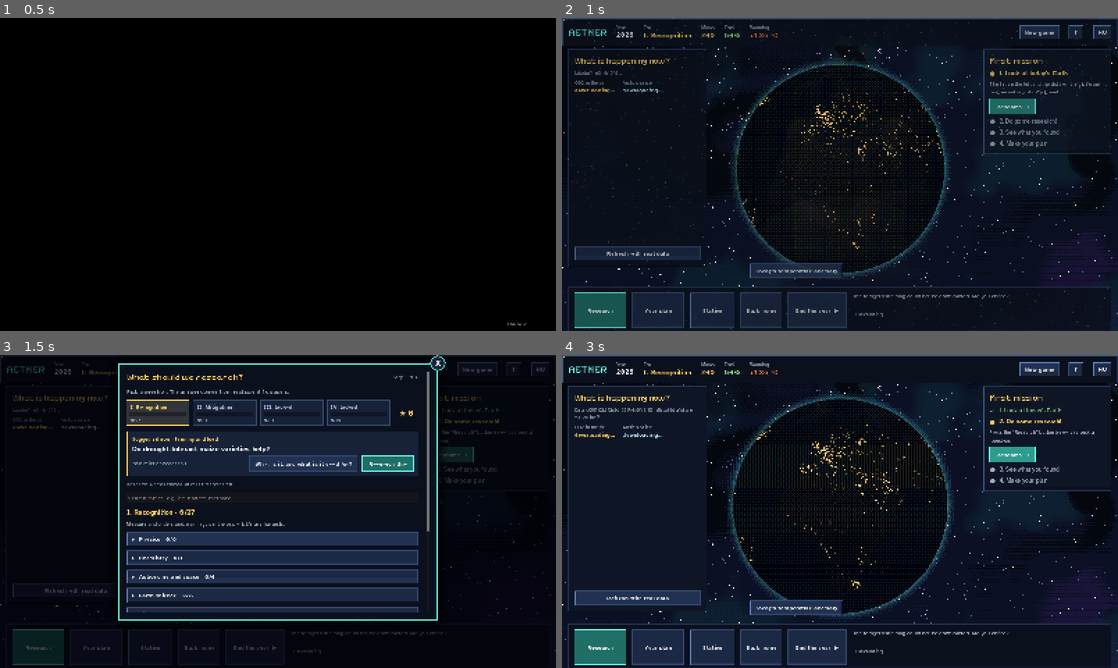
Above: before the commit, frames 1-4 (two rows, left to right).
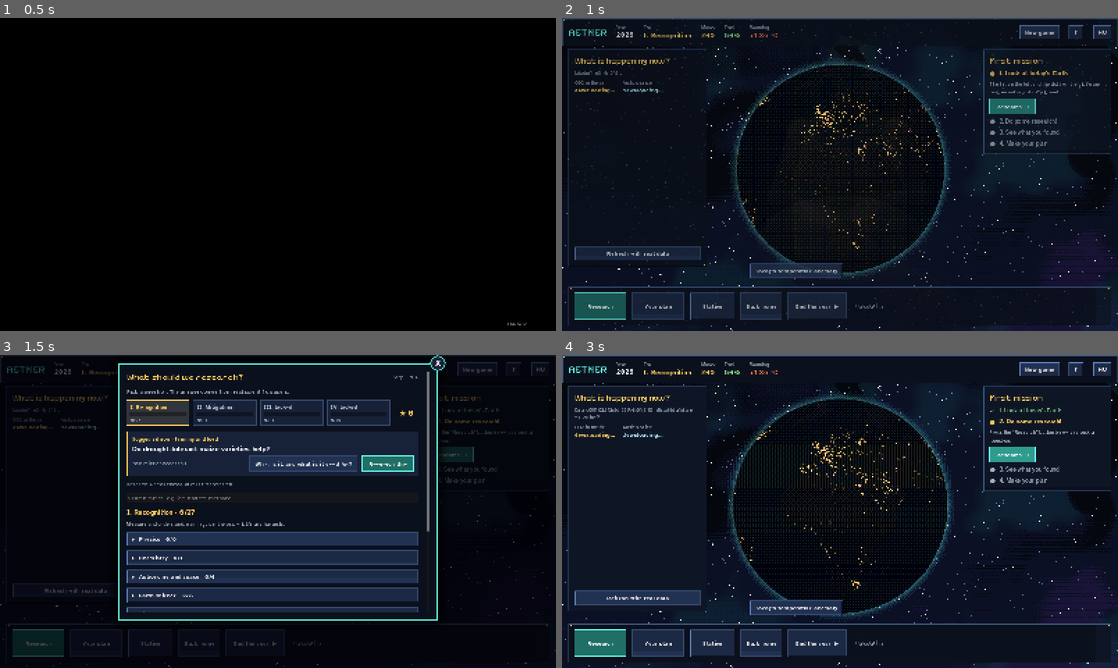
Above: after the commit, the same moments.

Repository: roadside/aether
Game: Godot game, scene res://scenes/main.tscn
The game is run twice, just before and just after one commit, with the same random seed, the same clock (stepped at 60 frames per second) and the same inputs. Sound files missing from this copy of the repository are replaced by a short silence.
Inputs (mouse positions are in pixels of both pictures, inside the frame that each line leads up to):
- Up to frame 1 (0.5 s): no input
- Up to frame 2 (1 s): tap Enter at 0.5 s; drag from (840, 165) to (895, 105) at 0.52 s
- Up to frame 3 (1.5 s): click "Research →" at 1.25 s
- Up to frame 4 (3 s): click (834, 498) at 2.02 s; type "12" at 2.1 s; click "Research →" at 2.75 s

Frame 1 is identical in both runs. In frame 2, 2.4% of the frame differs, in the area x 1-99%, y 85-100%; in frame 3, 0.7%; in frame 4, 2.7%.

Commit message:
Egyensúly (200 véletlen Föld alapján): ritkább események, kisebb bizalomkár, tudás utáni bizalom, a terv évi költsége; A mai nap napi kérdés; Föld-kód megosztása; a görbe fölötti szövegsor kivéve
Co-Authored-By: Claude Fable 5.2 <noreply@anthropic.com>
Claude-Session: https://claude.ai/code/session_01T6sPwaPiVjASr8DLyjC9bo

Diff:
--- a/AETHER_godot/scripts/campaign.gd
+++ b/AETHER_godot/scripts/campaign.gd
@@ -20,6 +20,8 @@
 const START_TRUST := 50
 const RESEARCH_COST := 40
 const TRUST_PER_RESULT := 6          # ellenőrzött eredményenként a tervben
+const TRUST_PER_TOPIC := 1             # minden újonnan megismert téma
+const TRUST_DRIFT_CAP := 80            # a csökkenő kibocsátás eddig emeli magától a bizalmat
 const TRUST_STEP_BACK := 10          # visszalépés egy gyengébb tervre
 const SECONDS_PER_YEAR := [48.0, 48.0]  # egy év 48 másodperc (gyorsítás nincs)
 
@@ -57,6 +59,8 @@
 const COAST_TOPICS := ["gatak", "vizes_part", "megemelt_haz", "tengerszint", "mangrove", "korai_riasztas", "tengerifu", "korall_ujra"]
 const COAST_COST_PER_M := 60.0       # évi partkár pénzben, a 2026 óta emelkedett tenger minden méterére
 var save_file := "aether_jatek.json"  # az önteszt külön fájlt használ
+var plain_world := false             # önteszt: a Föld mindig a sáv közepe, ingadozás nélkül
+var autosave := true                 # az egyensúly-mérés nem ír fájlt
 var _acc := 0.0
 
 
@@ -105,6 +109,8 @@
 
 
 func save() -> void:
+	if not autosave:
+		return
 	Bridge.write_json(save_path(), {"ev": year, "penz": money, "bizalom": trust, "idovonal": timeline,
 		"modell": model, "allomas": station, "epul": building, "kutatas_ev": research_this_year,
 		"tudas": done, "korszak": era, "karok": levers, "csillagok": stars,
@@ -129,7 +135,7 @@
 	fast = false
 	_acc = 0.0
 	history = []
-	roll_world(seed_value if seed_value >= 0 else (-1 if save_file == "aether_jatek.json" else 2026))
+	roll_world(seed_value if seed_value >= 0 else (2026 if plain_world else -1))
 	if save_file == "aether_jatek.json":   # az önteszt ne törölje a játékos küldetéscsillagait
 		L.set_setting("kuldetesek", {})   # a küldetések csillagai is alapra állnak
 	save()
@@ -177,7 +183,7 @@
 			noise[i2 + 2] = snappedf(float(noise[i2 + 2]) - 0.15, 0.001)
 			i2 += 8
 		i2 += 1
-	if save_file != "aether_jatek.json":   # az önteszt Földje mindig a sáv közepe, ingadozás nélkül
+	if plain_world:   # az önteszt Földje mindig a sáv közepe, ingadozás nélkül
 		sens = 0.0
 		noise = []
 		volcanoes = []
@@ -300,12 +306,13 @@
 	return 40 + trust / 2 + knowledge_income()
 
 
-## A tudás hasznot hoz (játékszabály): minden kutatott téma évente +1 pénz, a ★★★ témák +2.
+## A tudás hasznot hoz (játékszabály): két kutatott téma évente +1 pénz, a ★★★ téma egymaga +1.
+## (Az egyensúly-mérés szerint a régi „témánként +1” a játék végére elértéktelenítette a pénzt.)
 func knowledge_income() -> int:
 	var n := 0
 	for id in done:
 		n += 2 if int(stars.get(str(id), 1)) >= 3 else 1
-	return n
+	return n / 2
 
 
 func advance() -> void:
@@ -320,6 +327,10 @@
 	var note := L.t("%d: bevétel +%d.") % [year, inc]
 	if knowledge_income() > 0:
 		note = L.t("%d: bevétel +%d, ebből a tudásodból +%d.") % [year, inc, knowledge_income()]
+	var up := plan_upkeep()
+	if up > 0:
+		money = maxi(0, money - up)
+		note += " " + L.t("A terved költsége: −%d.") % up
 	var cc := coast_cost(year)
 	if cc > 0:
 		money = maxi(0, money - cc)
@@ -353,7 +364,9 @@
 	var before := series_at("netto_co2", year - 1)
 	if is_nan(now) or is_nan(before):
 		return 0
-	return 1 if (now < before - 0.05 or now <= 1.0) else -1
+	if now < before - 0.05 or now <= 1.0:
+		return 1 if trust < TRUST_DRIFT_CAP else 0   # e fölött már csak a tudás és a jó hírek emelik
+	return -1
 
 
 # --- állomás ---------------------------------------------------------------
@@ -438,6 +451,14 @@
 	return 30 + required_trust(sc)
 
 
+## A bevezetett terv évi költsége (játékszabály): a kibocsátás csökkentése pénzbe kerül,
+## a merészebb terv többe. A bevezetés díjának negyede, minden évben.
+func plan_upkeep() -> int:
+	if timeline.is_empty():
+		return 0
+	return plan_cost(timeline[-1]["terv"]) / 4
+
+
 func start_year() -> int:
 	return year + 1
 
@@ -529,6 +550,7 @@
 		return
 	if not (id in done):
 		done.append(id)
+		trust = mini(100, trust + TRUST_PER_TOPIC)   # az emberek látják, hogy tanulsz
 	stars[id] = clampi(maxi(old, n_stars), 1, 3)
 	save()
 	changed.emit()
--- /dev/null
+++ b/AETHER_godot/scripts/daily.gd
@@ -0,0 +1,75 @@
+extends RefCounted
+## „A mai nap”: a friss, VALÓDI jelentések közül naponta egy lesz a napi kérdés alapja.
+## Az esemény valódi (dátum, hely, forrás a listában); a hozzá rendelt kutatási kérdés és a
+## napi csillag játékszabály. Egy nap egy kérdés: a dátumból jön, tehát aznap nem változik.
+
+const L := preload("res://scripts/i18n.gd")
+const Knowledge := preload("res://scripts/knowledge.gd")
+
+## eseményfajta -> kutatási témák (elöl a korai korszak témái)
+const CAT_TOPICS := {
+	"aszaly": ["kukorica", "aszaly", "termes", "ontozes", "talaj"],
+	"ehezes": ["termes", "kukorica", "pazarlas", "etrend"],
+	"arviz": ["felhoszakadas", "korai_riasztas", "vizes_part", "megemelt_haz"],
+	"vihar": ["ocean_ho", "korai_riasztas", "gatak", "mangrove"],
+	"tuz": ["erdotuz", "muhold_erdo", "erdo"],
+	"jeg": ["gronland", "antarktisz", "gleccser", "tengerszint"],
+	"hoseg": ["hoseg_halal", "munkakepesseg", "hoseg_riasztas", "varosi_fak", "feher_teto", "zoldteto"],
+	"tenger": ["tengerszint", "ocean_ho", "korall", "gatak"],
+	"szennyezes": ["legszennyezes", "villanyauto", "kerekpar"],
+	"levego": ["legszennyezes", "villanyauto", "kerekpar"],
+	"uv": ["ozon"],
+}
+
+
+static func today() -> String:
+	return Time.get_date_string_from_system()
+
+
+static func state() -> Dictionary:
+	var s: Variant = L.get_setting("napi", {})
+	return s if typeof(s) == TYPE_DICTIONARY else {}
+
+
+static func stars() -> int:
+	return int(L.get_setting("napi_csillag", 0))
+
+
+## A mai kérdés: {"esemeny": {...}, "tema": {...}, "kesz": bool} vagy üres, ha ma nincs
+## olyan valódi jelentés, amelyhez elérhető, még nem kutatott téma tartozik.
+static func pick(events: Array, campaign) -> Dictionary:
+	var st := state()
+	var day := today()
+	if str(st.get("datum", "")) == day:
+		var q: Dictionary = Knowledge.topic(str(st.get("tema", "")))
+		if not q.is_empty():
+			return {"esemeny": st.get("esemeny", {}), "tema": q, "kesz": bool(st.get("kesz", false))}
+	if events.is_empty():
+		return {}
+	var start: int = abs(hash(day)) % events.size()
+	for k in events.size():
+		var e: Dictionary = events[(start + k) % events.size()]
+		for id in CAT_TOPICS.get(str(e.get("kategoria", "")), []):
+			var q2: Dictionary = Knowledge.topic(str(id))
+			if q2.is_empty() or int(q2["korszak"]) > campaign.era or id in campaign.done:
+				continue
+			var keep := {}
+			for key in ["cim", "cim_en", "kategoria", "orszag", "orszag_en", "hely", "datum", "link", "forras", "lat", "lon"]:
+				if e.has(key):
+					keep[key] = e[key]
+			L.set_setting("napi", {"datum": day, "tema": id, "esemeny": keep, "kesz": false})
+			return {"esemeny": keep, "tema": q2, "kesz": false}
+	return {}
+
+
+## Ha a mai téma közben kutatott lett, jár a napi csillag. Igaz, ha most lett kész.
+static func check(campaign) -> bool:
+	var st := state()
+	if str(st.get("datum", "")) != today() or bool(st.get("kesz", false)):
+		return false
+	if not (str(st.get("tema", "")) in campaign.done):
+		return false
+	st["kesz"] = true
+	L.set_setting("napi", st)
+	L.set_setting("napi_csillag", stars() + 1)
+	return true
--- a/AETHER_godot/scripts/events.gd
+++ b/AETHER_godot/scripts/events.gd
@@ -13,19 +13,19 @@
 ## esely: alap + no * (melegedés − 1,2 °C); a vihardagálynál a tengerszint (m) számít.
 const DECK := [
 	{"id": "hoseg", "cim": "Hőhullám", "szoveg": "Hetekig tartó forróság a városokban.",
-	 "szin": "#ff8a3a", "alap": 0.10, "no": 0.22, "penz": 30, "bizalom": 3,
+	 "szin": "#ff8a3a", "alap": 0.05, "no": 0.11, "penz": 40, "bizalom": 2,
 	 "ved": ["hoseg_riasztas", "varosi_fak", "feher_teto", "zoldteto", "hoseg_halal"]},
 	{"id": "aszaly", "cim": "Aszály", "szoveg": "Kevés az eső, gyenge a termés.",
-	 "szin": "#e0a24a", "alap": 0.09, "no": 0.18, "penz": 35, "bizalom": 3,
+	 "szin": "#e0a24a", "alap": 0.045, "no": 0.09, "penz": 45, "bizalom": 2,
 	 "ved": ["kukorica", "ontozes", "aszaly", "talaj", "agroerdeszet", "termes"]},
 	{"id": "arviz", "cim": "Áradás", "szoveg": "Egy nap alatt egy hónapnyi eső esett.",
-	 "szin": "#4aa0e0", "alap": 0.08, "no": 0.16, "penz": 35, "bizalom": 2,
+	 "szin": "#4aa0e0", "alap": 0.04, "no": 0.08, "penz": 45, "bizalom": 1,
 	 "ved": ["felhoszakadas", "korai_riasztas", "vizes_part", "megemelt_haz", "zoldteto", "lap"]},
 	{"id": "tuz", "cim": "Erdőtűz", "szoveg": "Száraz, szeles időben ég az erdő.",
-	 "szin": "#ff5a3a", "alap": 0.07, "no": 0.16, "penz": 25, "bizalom": 2,
+	 "szin": "#ff5a3a", "alap": 0.035, "no": 0.08, "penz": 35, "bizalom": 1,
 	 "ved": ["erdotuz", "muhold_erdo", "erdo", "amazonas"]},
 	{"id": "dagaly", "cim": "Vihardagály", "szoveg": "A vihar a tengert a partra nyomta.",
-	 "szin": "#3fa8d8", "alap": 0.03, "no": 0.0, "tenger": 0.45, "penz": 40, "bizalom": 3,
+	 "szin": "#3fa8d8", "alap": 0.015, "no": 0, "tenger": 0.25, "penz": 55, "bizalom": 2,
 	 "ved": ["gatak", "vizes_part", "megemelt_haz", "tengerszint", "mangrove", "korai_riasztas", "tengerifu", "korall_ujra"]},
 ]
 ## Jó hírek (játékszabály): a tudás és a bizalom hozza őket.
@@ -72,7 +72,8 @@
 			ev["vedett"] = known
 			ev["pajzs"] = shield
 			ev["kar_penz"] = int(round(float(e["penz"]) * (1.0 - shield)))
-			ev["kar_bizalom"] = int(round(float(e["bizalom"]) * (1.0 - shield)))
+			# aki felkészült (legalább két védő téma), annál nem vész el bizalom
+			ev["kar_bizalom"] = 0 if shield >= 0.5 else int(e["bizalom"])
 			out.append(ev)
 	for e in GOOD:
 		if e.get("terv", false) and campaign.timeline.is_empty():
--- a/AETHER_godot/scripts/i18n_2.gd
+++ b/AETHER_godot/scripts/i18n_2.gd
@@ -111,4 +111,13 @@
 	"Ez egy átlagos Föld volt.": "This was an average Earth.",
 	"Ez a Föld érzékenyebb volt az átlagnál: nehezebb dolgod volt.": "This Earth was more sensitive than average: your job was harder.",
 	"Ez a Föld kevésbé volt érzékeny az átlagnál: könnyebb dolgod volt.": "This Earth was less sensitive than average: your job was easier.",
+	"A terved költsége: −%d.": "Cost of your plan: −%d.",
+	"A mai nap": "Today",
+	"A mai nap kérdése megvan!": "Today's question solved!",
+	"✓ Megvan a mai csillag. Holnap új kérdés jön.": "✓ You have today's star. A new question comes tomorrow.",
+	"Megnézem →": "Take a look →",
+	"Ennek a Földnek a kódja: %d": "This Earth's code: %d",
+	"Barátod Föld-kódja": "Your friend's Earth code",
+	"Ezt a Földet kérem": "Give me this Earth",
+	"Csak számokból áll": "Numbers only",
 }
--- a/AETHER_godot/scripts/main.gd
+++ b/AETHER_godot/scripts/main.gd
@@ -20,6 +20,7 @@
 const Milestones := preload("res://scripts/milestones.gd")
 const Finale := preload("res://scripts/finale.gd")
 const Events := preload("res://scripts/events.gd")
+const Daily := preload("res://scripts/daily.gd")
 
 const MISSION := [
 	["Nézd meg a mai Földet", "A bal oldali lista és a földgömb pöttyei valódi, friss jelentések. Kattints egyre!"],
@@ -78,6 +79,7 @@
 var campaign                  # campaign.gd: telő idő, pénz, bizalom
 var _play_btn: Button
 var _path: Control                    # path_strip.gd: a jövő görbéje az alsó sávban
+var _daily_demo := false         # önteszt: a napi kérdés kártyája a képhez
 var _next_seed := -1            # „Ugyanez a Föld újra”: a következő új játék magja
 var _last_result: Dictionary = {}
 var _milestones                       # milestones.gd: a modell fordulópontjai
@@ -117,6 +119,7 @@
 	add_child(campaign)
 	if "--onteszt" in OS.get_cmdline_user_args():   # az önteszt nem nyúl a játékos mentéséhez
 		campaign.save_file = "aether_jatek_onteszt.json"
+		campaign.plain_world = true
 		campaign.new_game()
 	campaign.load_game()
 	campaign.year_passed.connect(_on_year_passed)
@@ -517,6 +520,7 @@
 	info_box.size_flags_horizontal = Control.SIZE_EXPAND_FILL
 	_info = UI.label(L.t("Üdv az AETHER-ben! Kezdd a jobb oldali küldetéssel."), 16, UI.SOFT)
 	info_box.add_child(_info)
+	_info.visible = false   # a görbe fölött nincs szövegsor
 	_info_link = LinkButton.new()
 	_info_link.text = L.t("Forrás megnyitása")
 	_info_link.add_theme_color_override("font_color", UI.CYAN)
@@ -679,10 +683,13 @@
 	_show_info(L.t("A hőmérséklet-térképet most nem sikerült letölteni. Van internet?"), "")
 
 
+## A görbe fölött nincs szövegsor (Zoltán, 2026-11-22): a szöveg csak megjegyződik,
+## a fontos visszajelzés felugró jelzésként (_toast) jön.
 func _show_info(text: String, link: String) -> void:
 	_info.text = text
 	_info_url = link
-	_info_link.visible = link != ""
+	_info.visible = false
+	_info_link.visible = false
 
 
 func _open_info_link() -> void:
@@ -789,6 +796,7 @@
 ## A bevezető után: küldetéslista csillagokkal; az aktuálisnál a cél és az utolsó eredmény.
 func _render_missions() -> void:
 	_mission_title.text = L.t("Küldetések")
+	_render_daily()
 	for i in Missions.LIST.size():
 		var m: Dictionary = Missions.LIST[i]
 		var st := Missions.stars_of(m["id"])
@@ -816,6 +824,37 @@
 				_mission_box.add_child(_go_button(L.t("Kutatás →"), _open_research))
 			else:
 				_mission_box.add_child(_go_button(L.t("A terved →"), _open_plan))
+
+
+## „A mai nap”: egy friss, valódi jelentés és a hozzá tartozó kutatási kérdés (naponta egy).
+func _render_daily() -> void:
+	if campaign == null or ("--onteszt" in OS.get_cmdline_user_args() and not _daily_demo):
+		return
+	if Daily.check(campaign):
+		_toast("★  " + L.t("A mai nap kérdése megvan!"), UI.GOLD)
+	var d: Dictionary = Daily.pick(world.get("esemenyek", []), campaign)
+	if d.is_empty():
+		return
+	var e: Dictionary = d["esemeny"]
+	var c := UI.card(UI.GOLD)
+	var head := L.t("A mai nap")
+	if Daily.stars() > 0:
+		head += "  ★ %d" % Daily.stars()
+	c.add_child(UI.label(head, 15, UI.GOLD, true, false))
+	var place := EventPanel.short_place(e)
+	var t := UI.label(EventPanel.display_title(e) + ((" · " + place) if place != "" else ""), 15, UI.TEXT)
+	t.max_lines_visible = 2
+	c.add_child(t)
+	if bool(d["kesz"]):
+		c.add_child(UI.label(L.t("✓ Megvan a mai csillag. Holnap új kérdés jön."), 15, UI.GREEN))
+	else:
+		c.add_child(UI.label(Knowledge.text(d["tema"], "cim"), 16, UI.CYAN, true))
+		var b := UI.button(L.t("Megnézem →"), true)
+		b.size_flags_horizontal = Control.SIZE_SHRINK_BEGIN
+		b.focus_mode = Control.FOCUS_NONE
+		b.pressed.connect(_open_research.bind(d["tema"]))
+		c.add_child(b)
+	_mission_box.add_child(UI.card_root(c))
 
 
 ## Kis „ugrás” gomb a küldetés alatt: egy kattintással a következő teendőhöz visz.
@@ -1121,8 +1160,9 @@
 		_close_overlay()
 
 
-func _open_research() -> void:
+func _open_research(topic: Dictionary = {}) -> void:
 	var r = ResearchFlow.new()
+	r.start_topic = topic
 	r.bridge = bridge
 	r.campaign = campaign
 	r.closed.connect(_close_overlay)
@@ -1213,6 +1253,7 @@
 
 
 func _on_learned(q: Dictionary) -> void:
+	_render_mission()   # ha ez volt a mai kérdés, jár a napi csillag
 	_toast("★  " + Knowledge.text(q, "cim"), UI.GREEN)
 	_show_info(L.t("Új tudás a tudásfán: ") + Knowledge.text(q, "cim"), "")
 
@@ -1376,6 +1417,7 @@
 func _on_year_passed(y: int, note: String) -> void:
 	_year_slider.value = y   # rejtett: a földgömb színezését követi az év
 	_show_info(note, "")
+	_toast(note, UI.SOFT)   # az év rövid mérlege (bevétel, költség)
 	_milestones.on_year(y)
 	# az év eseményei (játékszabály): kár, ami ellen a kikutatott témák védenek
 	var evs: Array = Events.draw(campaign, y)
@@ -1524,6 +1566,31 @@
 	brow.add_child(again)
 	brow.add_child(same)
 	v.add_child(brow)
+	# Föld-kód: ugyanazt a Földet a barátod is megkaphatja (ugyanaz az érzékenység, ugyanazok az események)
+	var crow := UI.hbox(12)
+	var code_l := UI.label(L.t("Ennek a Földnek a kódja: %d") % seed_now, 16, UI.SOFT, false, false)
+	code_l.size_flags_vertical = Control.SIZE_SHRINK_CENTER
+	crow.add_child(code_l)
+	var code_in := LineEdit.new()
+	code_in.placeholder_text = L.t("Barátod Föld-kódja")
+	code_in.max_length = 7
+	code_in.custom_minimum_size = Vector2(230, 0)
+	code_in.add_theme_font_size_override("font_size", 16)
+	crow.add_child(code_in)
+	var code_go := UI.button(L.t("Ezt a Földet kérem"))
+	var code_fn := func() -> void:
+		var txt := code_in.text.strip_edges()
+		if not txt.is_valid_int() or int(txt) <= 0:
+			code_in.text = ""
+			code_in.placeholder_text = L.t("Csak számokból áll")
+			return
+		_close_overlay()
+		_next_seed = int(txt)
+		_reset_btn.text = L.t("Biztos? Kattints újra")
+		_reset_game()
+	code_go.pressed.connect(code_fn)
+	crow.add_child(code_go)
+	v.add_child(crow)
 	_place_overlay(p)
 	# csak akkora legyen, amekkora a tartalom (az X a sarokkal együtt mozog)
 	p.custom_minimum_size = Vector2(920, 0)
@@ -1622,7 +1689,7 @@
 	# A játékos beállításait (küldetéscsillagok, bevezető, AI) az önteszt nem írhatja felül:
 	# elmentjük, és a végén visszaállítjuk.
 	var saved := {}
-	for key in ["kuldetesek", "bevezeto_kesz", "ai", "orszag"]:
+	for key in ["kuldetesek", "bevezeto_kesz", "ai", "orszag", "napi", "napi_csillag"]:
 		saved[key] = L.get_setting(key, "__nincs__")
 	_refresh_world()
 	var w := await _wait_tag("vilag")
@@ -1769,6 +1836,15 @@
 			await _shot(dir, "6_esemeny_levego.png")
 			_close_overlay()
 			break
+	# 9d: „A mai nap” kártya a küldetések fölött (az öntesztben próbaeseménnyel, mert itt nincs letöltés)
+	if mission_step >= MISSION.size():
+		var keep_world := world
+		world = {"esemenyek": [{"cim": "ÖNTESZT próbaesemény (nem valódi jelentés)", "kategoria": "aszaly", "orszag": "–", "datum": Daily.today()}]}
+		_daily_demo = true
+		_render_mission()
+		await _shot(dir, "9d_mai_nap.png")
+		_daily_demo = false
+		world = keep_world
 	# 9c: a játék végi összegzés (pontszám, eddigi játékaid)
 	if not model.is_empty():
 		_last_result = campaign.record_result()   # az önteszt nem ír a játékos listájába
--- a/AETHER_godot/scripts/research_flow.gd
+++ b/AETHER_godot/scripts/research_flow.gd
@@ -66,6 +66,8 @@
 	add_child(_poll)
 	bridge.finished.connect(_on_bridge_finished)
 	show_questions()
+	if not start_topic.is_empty():   # „A mai nap”: egyből a napi kérdés lapja
+		_show_topic(start_topic)
 
 
 func _header(title: String, step: int, help: String) -> void:
@@ -238,6 +240,7 @@
 ##  2. különben előbb AI nélkül (Wikipédia, 1–2 mp) jelenik meg valami,
 ##  3. az AI közben a háttérben dolgozik, és ha kész, lecseréli a részletesre.
 ## Ami egyszer elkészült, a gépen megmarad (user://aether_temak).
+var start_topic: Dictionary = {}   # ha meg van adva, a kutatás ablak ezzel a témával nyílik
 var _topic_out := ""
 var _topic_q: Dictionary = {}
 var _topic_ai := "none"
--- /dev/null
+++ b/AETHER_godot/tools/egyensuly.gd
@@ -0,0 +1,117 @@
+extends SceneTree
+## Egyensúly-mérés: sok véletlen Földön végigjátssza a 74 évet három egyszerű játékostípussal,
+## és kiírja, hogyan alakul a pénz, a bizalom, a kár és a pontszám. Nem része a játéknak.
+## Futtatás:  godot --headless --path . -s tools/egyensuly.gd -- <alap_modell.json> <terv_modell.json> [N]
+## A két modellfájl a játék saját kimenete (terv nélküli alapeset, illetve egy bevezetett terv).
+
+const Campaign := preload("res://scripts/campaign.gd")
+const Events := preload("res://scripts/events.gd")
+const Knowledge := preload("res://scripts/knowledge.gd")
+const Bridge := preload("res://scripts/lab_bridge.gd")
+
+const PLAN := {"cdr": {}, "co2_cel_ertek": 0.0, "co2_cel_ev": 2050, "metan_cel_ev": 2030, "metan_csokkentes_pct": 0.0}
+
+
+func _pick_topic(c, rng: RandomNumberGenerator) -> String:
+	var pool: Array = []
+	for q in Knowledge.topics():
+		if int(q["korszak"]) <= c.era and not (q["id"] in c.done):
+			pool.append(q["id"])
+	return "" if pool.is_empty() else str(pool[rng.randi() % pool.size()])
+
+
+func _play(kind: String, seed_value: int, base: Dictionary, plan: Dictionary) -> Dictionary:
+	var c = Campaign.new()
+	c.autosave = false
+	c.save_file = "aether_egyensuly.json"
+	c.new_game(seed_value)
+	c.model = base
+	var rng := RandomNumberGenerator.new()
+	rng.seed = seed_value * 7 + 1
+	var st := {"nulla_ev": 0, "esemeny": 0, "kar": 0, "part": 0, "min_bizalom": 100, "penz2050": 0, "terv_ev": 0}
+	while c.year < Campaign.END_YEAR:
+		# a játékos lépései az évben
+		if kind != "lusta":
+			var want: int = 1 if kind == "atlagos" else c.research_limit()
+			for i in want:
+				if c.research_this_year >= c.research_limit():
+					break
+				var id := _pick_topic(c, rng)
+				if id == "":      # minden téma megvan: csillagokat javít (újrakutatás)
+					for d in c.done:
+						if int(c.stars.get(d, 1)) < 3:
+							id = str(d)
+							break
+					if id == "" or not c.can_research():
+						break
+					c.pay_research()
+					c.mark_researched(id, int(c.stars.get(id, 1)) + 1)
+					continue
+				if c.can_research() and c.money >= c.research_cost() + 40:
+					c.pay_research()
+					if rng.randf() < 0.8:
+						c.mark_researched(id, 1 + int(rng.randf() < 0.3))
+						if rng.randf() < 0.15:
+							c.reward_results(1)
+				else:
+					c.research_this_year += 1     # „Elolvastam, értem”: pénz nélkül, 1 csillag
+					c.mark_researched(id, 1)
+			var plan_from: int = 2028 if kind == "atlagos" else 2027
+			if c.timeline.is_empty() and c.year >= plan_from and c.adopt_problem(PLAN) == "":
+				c.adopt(PLAN, plan)
+				st["terv_ev"] = c.year
+			if kind == "szorgalmas" and c.building.is_empty():
+				for mod in ["ai_mag", "uveghaz", "archivum"]:
+					if c.module_cost(mod) > 0 and c.money >= c.module_cost(mod) + 120:
+						c.build(mod)
+						break
+		var before: int = c.money
+		var cc: int = c.coast_cost(c.year + 1)
+		c.advance()
+		st["part"] += cc
+		var evs: Array = Events.draw(c, c.year)
+		Events.apply(c, evs)
+		for e in evs:
+			if not e.get("jo", false):
+				st["esemeny"] += 1
+				st["kar"] += int(e["kar_penz"])
+		if c.money <= 0:
+			st["nulla_ev"] += 1
+		st["min_bizalom"] = mini(int(st["min_bizalom"]), c.trust)
+		if c.year == 2050:
+			st["penz2050"] = c.money
+	st["penz2100"] = c.money
+	st["bizalom2100"] = c.trust
+	st["temak"] = c.done.size()
+	st["korszak"] = c.era
+	st["T2100"] = c.real_t2100()
+	st["pont"] = c.score()
+	st["vulkan"] = c.volcanoes.size()
+	c.free()
+	return st
+
+
+func _q(vals: Array, f: float) -> float:
+	var v := vals.duplicate()
+	v.sort()
+	return float(v[clampi(int(f * (v.size() - 1)), 0, v.size() - 1)])
+
+
+func _init() -> void:
+	var a := OS.get_cmdline_user_args()
+	var base: Variant = Bridge.read_json(a[0])
+	var plan: Variant = Bridge.read_json(a[1])
+	var n: int = int(a[2]) if a.size() > 2 else 200
+	if typeof(base) != TYPE_DICTIONARY or typeof(plan) != TYPE_DICTIONARY:
+		print("Nem olvasható a modellfájl.")
+		quit(1)
+		return
+	for kind in ["lusta", "atlagos", "szorgalmas"]:
+		var runs: Array = []
+		for i in n:
+			runs.append(_play(kind, 100000 + i * 37, base, plan))
+		print("== ", kind, " (", n, " Föld) ==")
+		for key in ["penz2050", "penz2100", "bizalom2100", "min_bizalom", "nulla_ev", "esemeny", "kar", "part", "temak", "korszak", "terv_ev", "T2100", "pont", "vulkan"]:
+			var vals: Array = runs.map(func(r): return float(r[key]))
+			print("  %-12s  10%%: %7.1f   közép: %7.1f   90%%: %7.1f" % [key, _q(vals, 0.1), _q(vals, 0.5), _q(vals, 0.9)])
+	quit()
